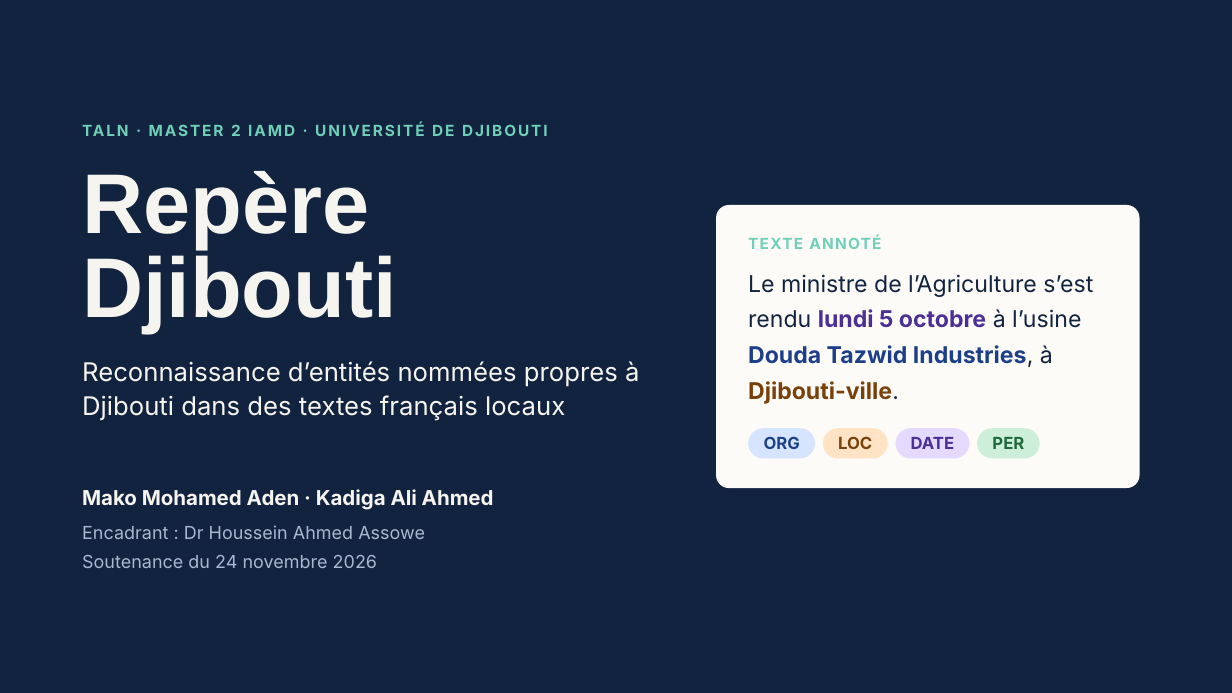
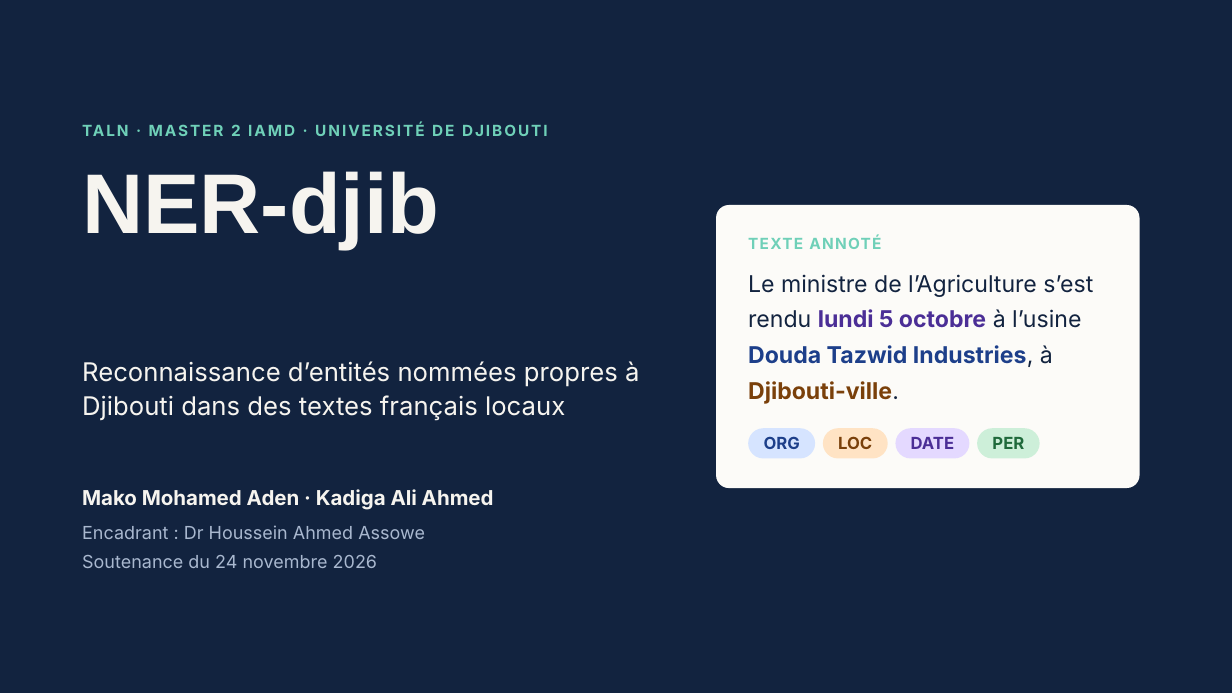
Before and after one commit to Mani26368/taln-ner-djibouti, a slide deck: slide 1 of livrables/Slides_NER_Djibouti.pptx. Drawn at 1232x693 pixels with LibreOffice and Linux fonts; fonts in the diff are those of the drawing; background and template pictures are left out. Boxes give left, top, right and bottom in pixels: in the first picture for what was removed or moved away, otherwise in the second. Text is boxed around its words. In the diff, an @@ line names an element or a change of style, - is before the commit and + after.

Commit message:
Application renommée NER-djib ; textes sans termes techniques ; livrables mis à jour

```diff
--- a/livrables/Slides_NER_Djibouti.pptx
+++ b/livrables/Slides_NER_Djibouti.pptx
@@ title at (82,171,439,248): text changed @@
-Repère Djibouti
+NER-djib
```
Also in this commit, not shown: 9 other slides changed, 10 other files.
